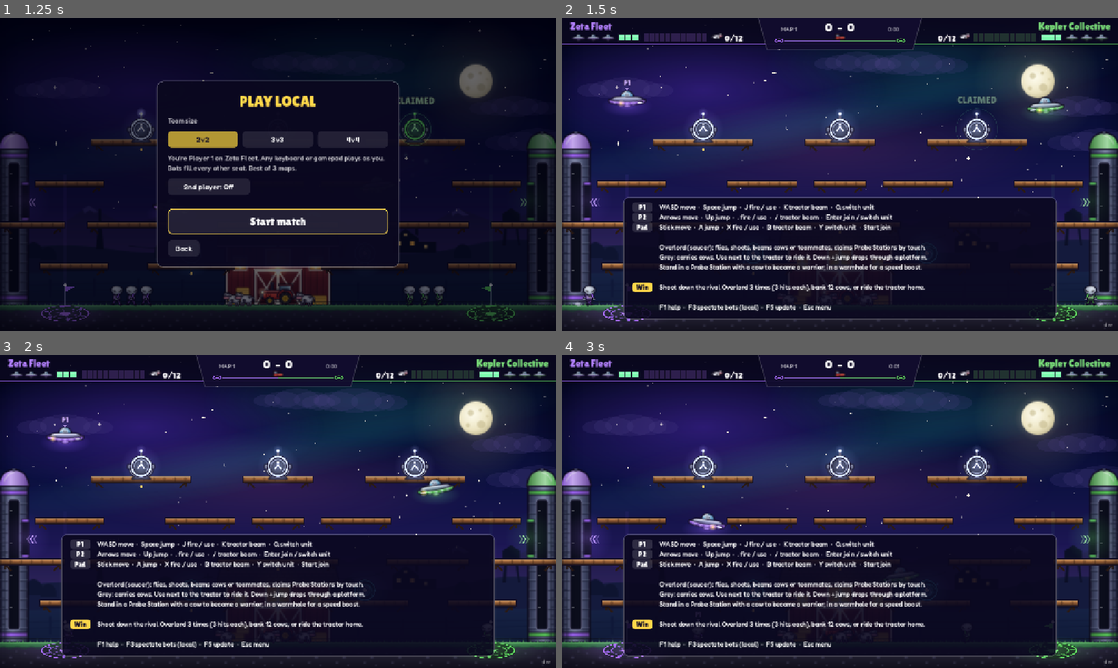
Above: before the commit, frames 1-4 (two rows, left to right).
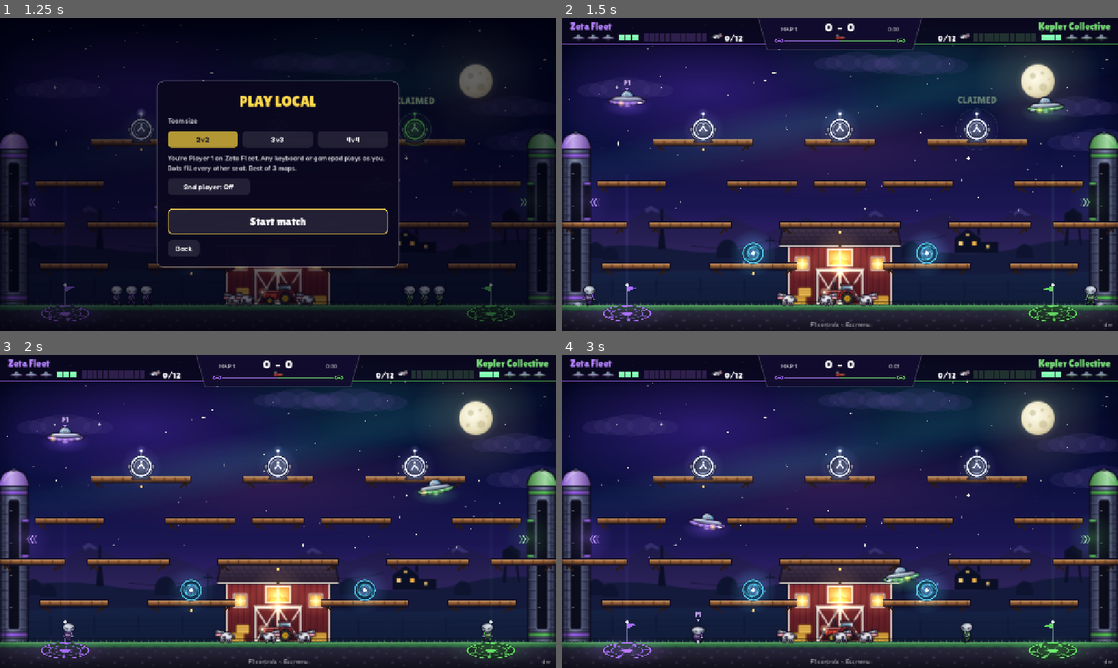
Above: after the commit, the same moments.

Repository: drewburr-labs/saucer-showdown
Game: Godot game, scene res://main.tscn
The game is run twice, just before and just after one commit, with the same random seed, the same clock (stepped at 60 frames per second) and the same inputs.
Inputs:
- Up to frame 1 (1.25 s): click "Play local" at 0.5 s
- Up to frame 2 (1.5 s): click "Start match" at 1.25 s
- Up to frame 3 (2 s): no input
- Up to frame 4 (3 s): tap Enter at 2 s; hold D 2.03-2.78 s; tap F at 2.1 s; tap Space at 2.27 s; hold S from 2.78 s (still down); tap J at 2.85 s

Frame 1 is identical in both runs. In frame 2, 27% of the frame differs, in the area x 11-89%, y 57-99%; in frame 3, 27%; in frame 4, 27%.

Commit message:
Don't pop up the controls overlay when a match starts; F1 still toggles it

Diff:
--- a/scripts/main.gd
+++ b/scripts/main.gd
@@ -58,7 +58,7 @@
 var match_winner := -1
 var win_confirmed := false # sim.winner is set and every frame up to it is confirmed
 var paused := false
-var show_help := true
+var show_help := false # the controls overlay, toggled with F1
 var updater: Updater
 
 var role := Role.OFFLINE
@@ -83,12 +83,10 @@
 var _seed := 0
 var _win_ticks := 0
 var _next_sent := false
-var _help_ticks := 480 # the controls overlay hides itself after 8 s
 var _input = LocalInput.new() # untyped so tests can script it
 var _view: ArenaView
 var _hud: Hud
 var _menu: Menus
-var _help_once := false
 var _host_port := NetPeer.PORT
 var _join_addr := ""
 
@@ -132,7 +130,6 @@
 	Settings.apply_all()
 	_peers[LOCAL] = _peer_state(true)
 	player_name = Settings.player_name()
-	show_help = false
 	_start_attract()
 	_read_cmdline()
 
@@ -321,11 +318,6 @@
 	in_match = true
 	paused = false
 	_prev_buttons.clear()
-	if not _help_once:
-		# Show the controls for the first few seconds of the first match.
-		_help_once = true
-		show_help = true
-		_help_ticks = 480
 	_new_match()
 
 
@@ -438,10 +430,6 @@
 
 func _physics_process(_delta: float) -> void:
 	_input.poll()
-	if _help_ticks > 0:
-		_help_ticks -= 1
-		if _help_ticks == 0:
-			show_help = false
 	notice_t = maxf(0.0, notice_t - Cfg.TICK)
 	if net != null:
 		_net_events()
@@ -840,10 +828,6 @@
 			var resync: bool = _started and m[1] == _epoch
 			if not in_match:
 				in_match = true
-				if not _help_once:
-					_help_once = true
-					show_help = true
-					_help_ticks = 480
 			_epoch = m[1]
 			_seed = m[2]
 			map_wins = [m[4], m[5]]
@@ -1149,7 +1133,6 @@
 		KEY_F1:
 			if in_match:
 				show_help = not show_help
-				_help_ticks = 0
 		KEY_F3:
 			if not in_match:
 				return
